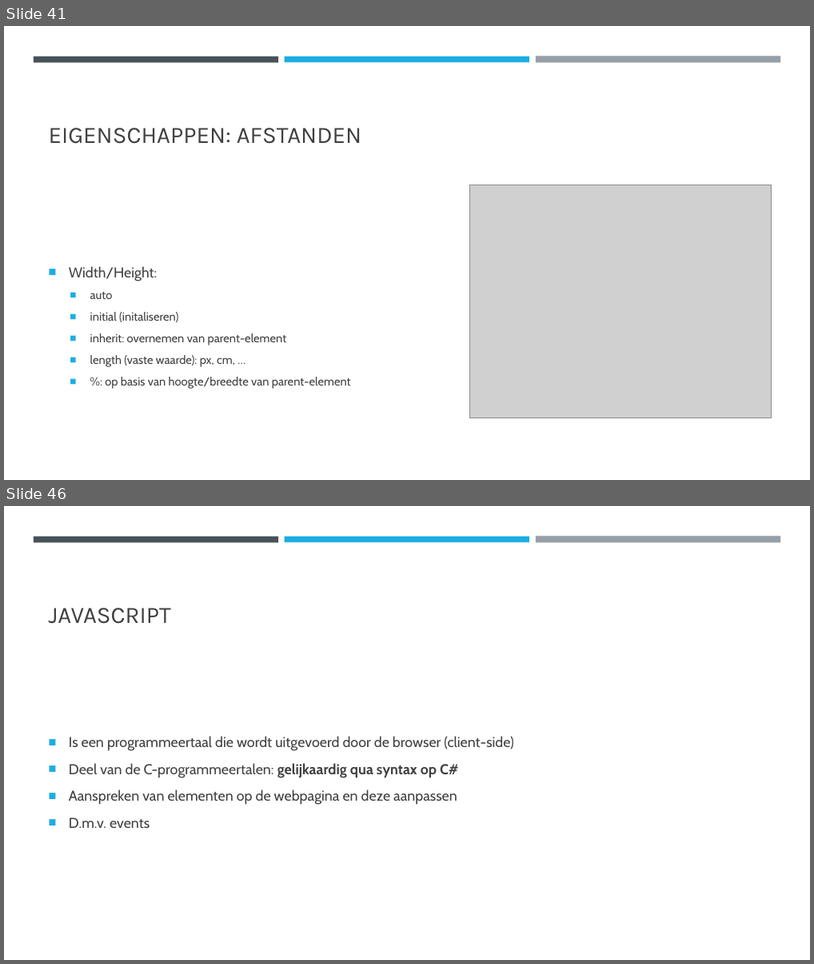
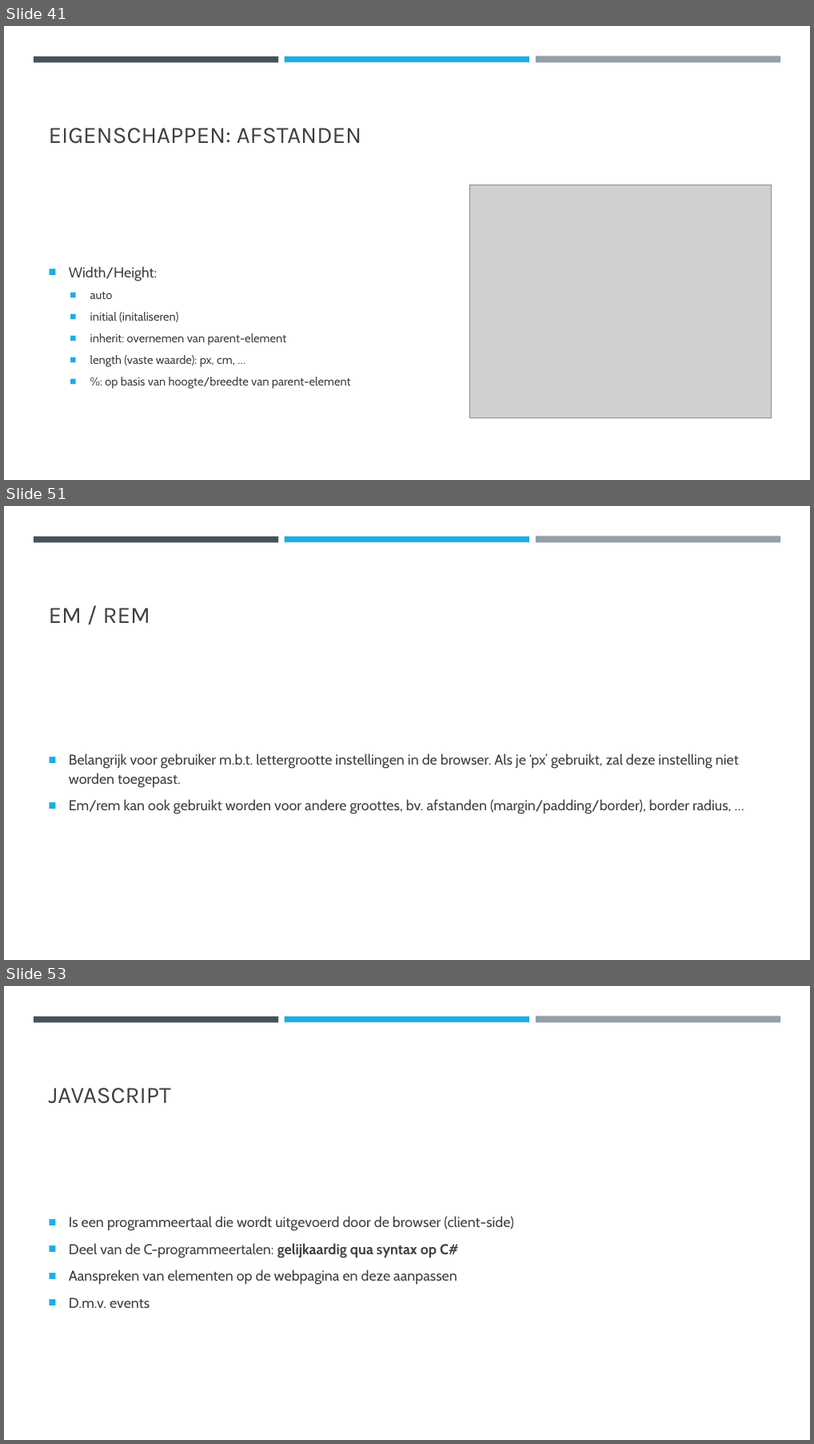
Before and after one commit to DhrLeroy/Webdesign, a slide deck: Webdesign.pptx. Shown one above the other, each under a label of ours: slides 41 and 46 before the commit, slides 41, 51 and 53 after it; the slides between them are not shown. The pictures are 814x964 and 814x1444 pixels, drawn with LibreOffice and Linux fonts; fonts in the diff are those of the drawing; grey boxes stand for pictures. Boxes give left, top, right and bottom in pixels: in the first picture for what was removed or moved away, otherwise in the second. Text is boxed around its words. In the diff, an @@ line names an element or a change of style, - is before the commit and + after.

```diff
--- a/Webdesign.pptx
+++ b/Webdesign.pptx
@@ slide 51 added at box(4, 506, 810, 960), background #FFFFFF; not listed: 3 template elements that a slide beside it also shows @@
@@ title added at box(49, 608, 150, 623), 28 pt, text #404040 @@
+EM / REM
@@ text added at box(69, 753, 739, 814), 17 pt, text #404040 @@
+■ Belangrijk voor gebruiker m.b.t. lettergrootte instellingen in de browser. Als je ‘px’ gebruikt, zal deze instelling niet worden toegepast.
+■ Em/rem kan ook gebruikt worden voor andere groottes, bv. afstanden (margin/padding/border), border radius, …
@@ what was slide 46 is now slide 53 @@
```
Also in this commit, not shown: 3 slides changed, 6 other slides added, 11 other files.
